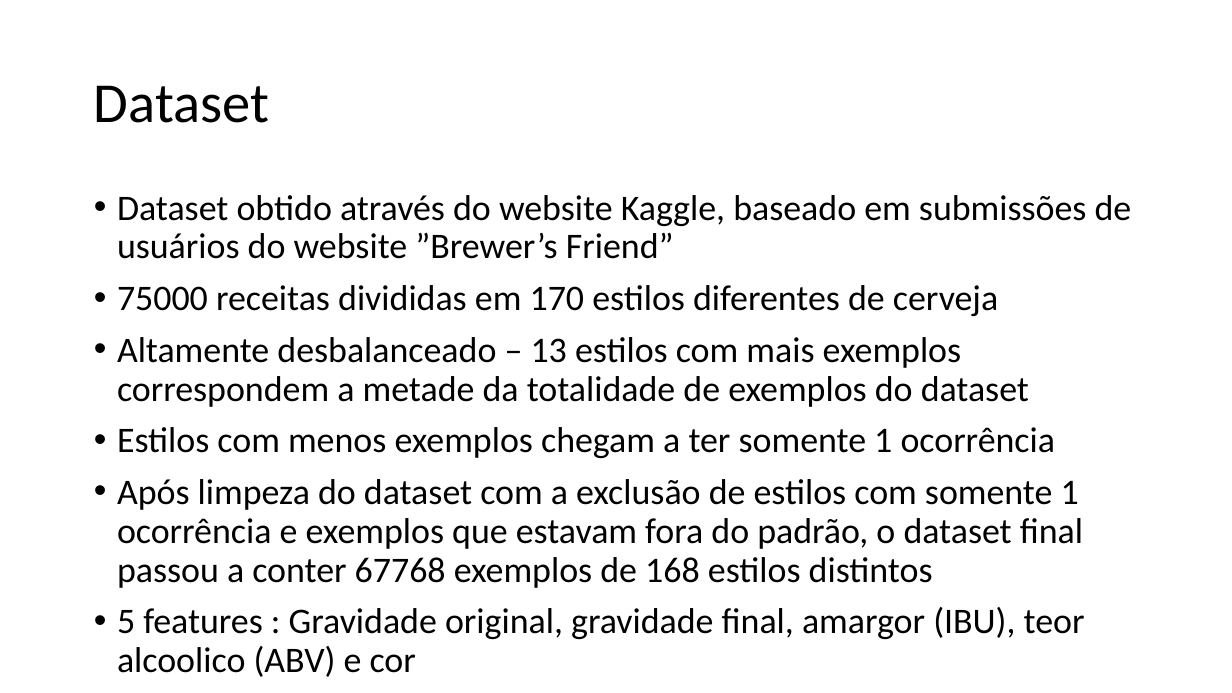
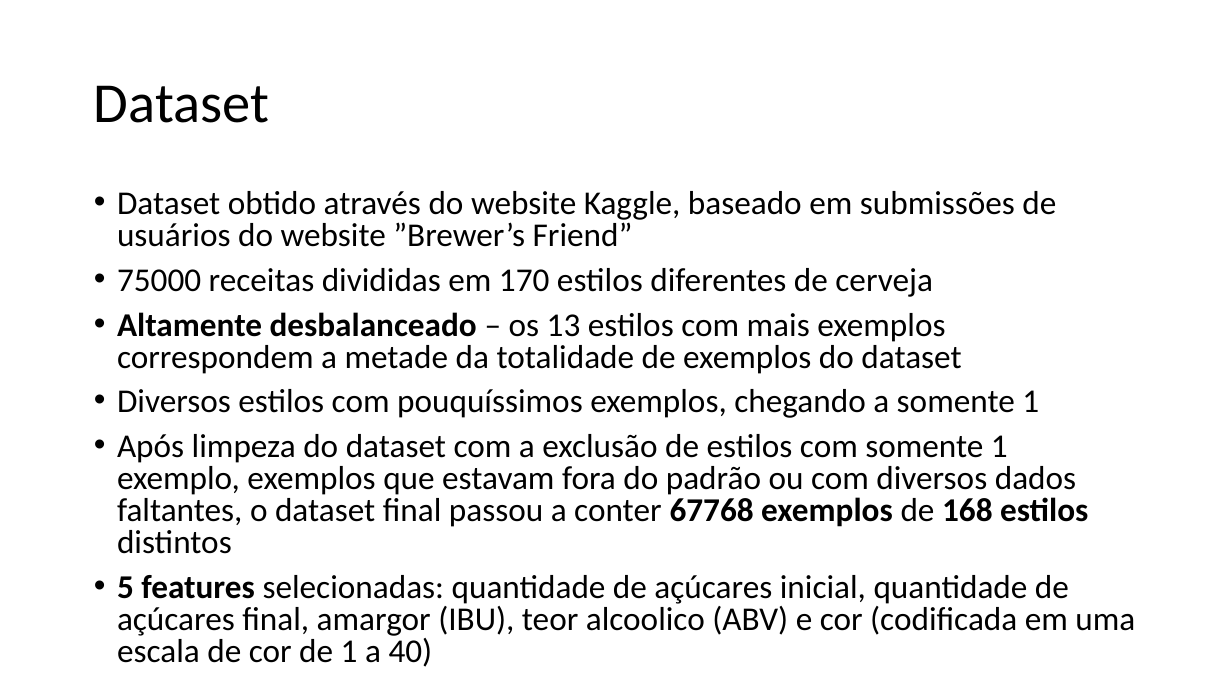
Before and after one commit to phzacarin/mo444_final_assignment, a slide deck: slide 3 of presentation_video.pptx. Drawn at 1232x693 pixels with LibreOffice and Linux fonts; fonts in the diff are those of the drawing. Boxes give left, top, right and bottom in pixels: in the first picture for what was removed or moved away, otherwise in the second. Text is boxed around its words. In the diff, an @@ line names an element or a change of style, - is before the commit and + after.

```diff
--- a/presentation_video.pptx
+++ b/presentation_video.pptx
@@ text at <box>117,191,1056,297</box>: size 28 to 25.9 pt in "Dataset obtido através do website Kaggle, baseado ...", "75000 receitas divididas em 170 estilos diferentes ..."; line spacing 0.9 to 0.8 @@
@@ text at <box>117,312,1135,667</box>: text changed; size 28 to 25.9 pt @@
-• Altamente desbalanceado – 13 estilos com mais exemplos correspondem a metade da totalidade de exemplos do dataset
-• Estilos com menos exemplos chegam a ter somente 1 ocorrência
-• Após limpeza do dataset com a exclusão de estilos com somente 1 ocorrência e exemplos que estavam fora do padrão, o dataset final passou a conter 67768 exemplos de 168 estilos distintos
-• 5 features : Gravidade original, gravidade final, amargor (IBU), teor alcoolico (ABV) e cor
+• Altamente desbalanceado – os 13 estilos com mais exemplos correspondem a metade da totalidade de exemplos do dataset
+• Diversos estilos com pouquíssimos exemplos, chegando a somente 1
+• Após limpeza do dataset com a exclusão de estilos com somente 1 exemplo, exemplos que estavam fora do padrão ou com diversos dados faltantes, o dataset final passou a conter 67768 exemplos de 168 estilos distintos
+• 5 features selecionadas: quantidade de açúcares inicial, quantidade de açúcares final, amargor (IBU), teor alcoolico (ABV) e cor (codificada em uma escala de cor de 1 a 40)
```
Also in this commit, not shown: 6 other slides changed, 1 slide added, 5 other files.
